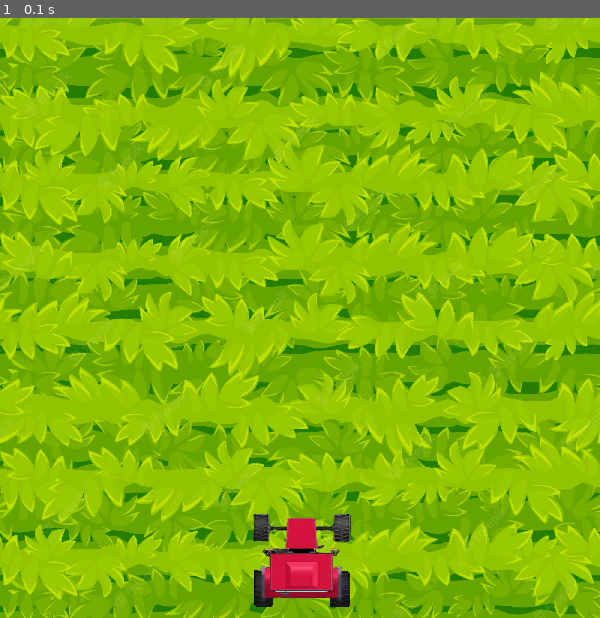
Above: before the commit, frame 1.
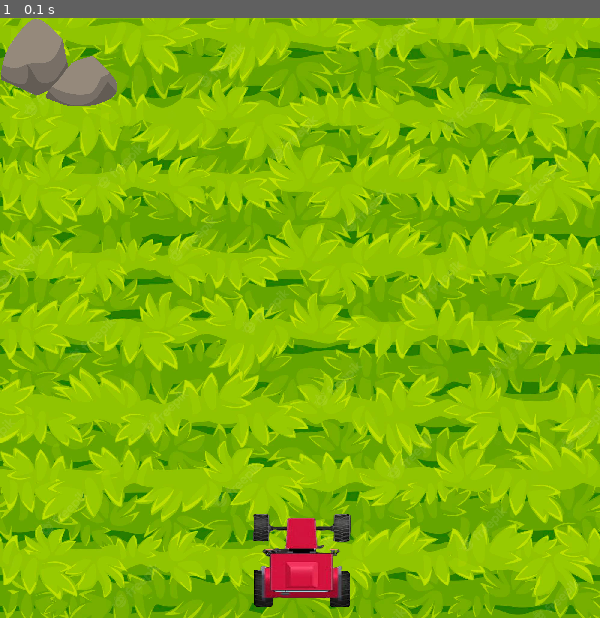
Above: after the commit, the same moment.

Repository: Jorgeneto1112/pygame
Game: pygame game, started from imagem.py
Same seed, same stepped clock (60 frames per second), same inputs: the game is played once before the commit and once after it.
Inputs:
- Up to frame 1 (0.1 s): no input

The runs differ from the first frame. In frame 1, 1.6% of the frame differs, in the area x 0-20%, y 0-15%.

Commit message:
pedra e tronco

Diff:
--- a/imagem.py
+++ b/imagem.py
@@ -8,10 +8,12 @@
 window = pygame.display.set_mode((WIDTH, HEIGHT))
 pygame.display.set_caption('Hello World!')
 game = True
-grama = pygame.image.load('grama 2.webp').convert()
+grama = pygame.image.load('grama.webp').convert()
 grama = pygame.transform.scale(grama, (WIDTH, HEIGHT))
 trator = pygame.image.load('trator_cima.png').convert_alpha()
 trator = pygame.transform.scale(trator, (tamanhotx, tamanhoty))
+pedra = pygame.image.load('pedra.png').convert_alpha()
+pedra = pygame.transform.scale(pedra, (130, 90))
 
 while game:
 
@@ -22,6 +24,7 @@
     window.fill((0, 0, 0))
     window.blit(grama, (0, 0))
     window.blit(trator, ((WIDTH/2)-(tamanhotx/2), HEIGHT-tamanhoty))
+    window.blit(pedra, (0, 0))
 
     pygame.display.update()
 
Binary file added: arvore.png
Renamed: grama 2.webp -> grama.webp
Binary file added: pedra.png
Binary file added: tronco.png
